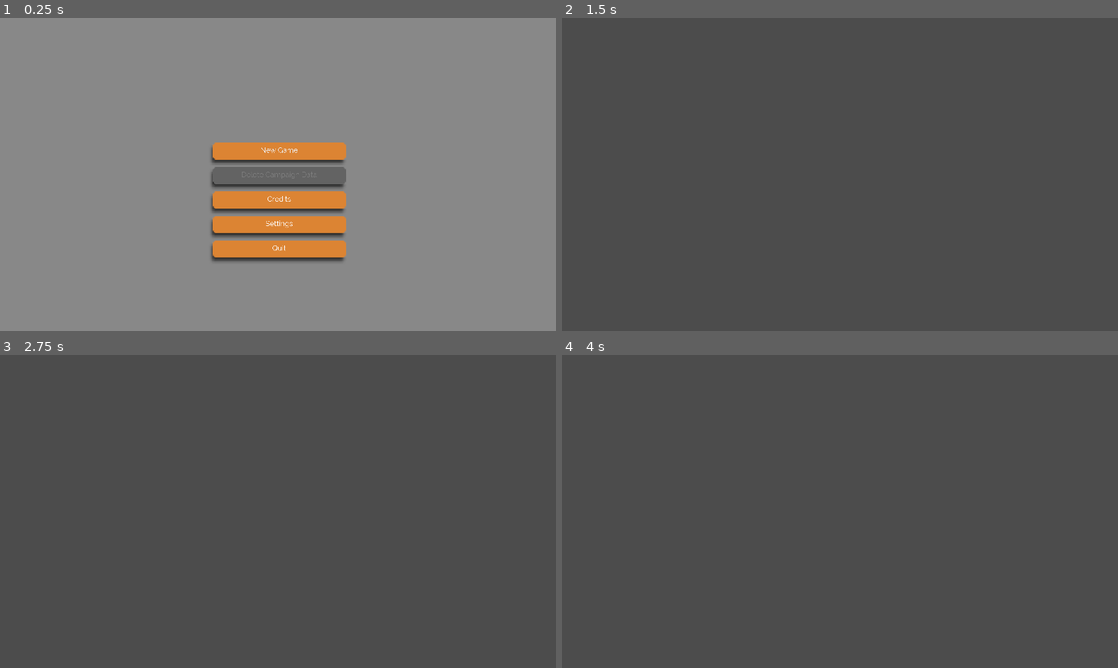
Above: before the commit, frames 1-4 (two rows, left to right).
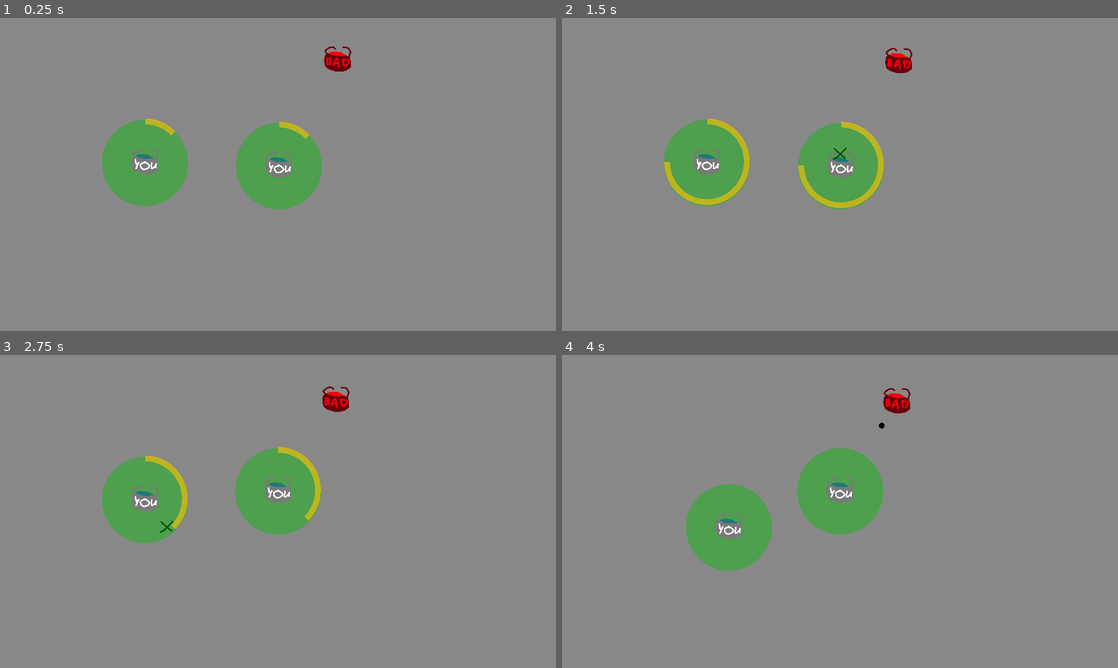
Above: after the commit, the same moments.

Repository: Solid-Squid-Contingent/LD-51
Game: Godot game, scene res://Scenes/Game.tscn
Same seed, same stepped clock (60 frames per second), same inputs: the game is played once before the commit and once after it. Before the commit the project starts from res://Scenes/Root.tscn.
Inputs (mouse positions are in pixels of both pictures, inside the frame that each line leads up to):
- Up to frame 1 (0.25 s): no input
- Up to frame 2 (1.5 s): click (840, 155) at 0.5 s, where only the run before the commit has a clickable "New Game"; move the mouse to (962, 158) at 1.27 s; press the mouse at (962, 158) at 1.28 s
- Up to frame 3 (2.75 s): move the mouse to (166, 527) at 2.02 s; release the mouse at (166, 527) at 2.03 s; tap Space (advance) at 2.1 s; click (166, 527) at 2.3 s
- Up to frame 4 (4 s): move the mouse to (895, 442) at 2.77 s; press the mouse at (895, 442) at 2.78 s; move the mouse to (812, 574) at 3.52 s; release the mouse at (812, 574) at 3.53 s; click (812, 574) at 3.6 s

The runs differ from the first frame. In frame 1, 12% of the frame differs, in the area x 18-64%, y 9-78%; in frame 2, 100%, in the area x 0-100%, y 0-100%; in frame 3, 100%; in frame 4, 100%.

Commit message:
Basic player and enemy behaviour

Diff:
--- a/Resources/Graphics/Slider.tres
+++ b/Resources/Graphics/UI/Slider.tres
@@ -1,6 +1,6 @@
 [gd_resource type="StyleBoxTexture" load_steps=2 format=2]
 
-[ext_resource path="res://Resources/Graphics/slider.png" type="Texture" id=1]
+[ext_resource path="res://Resources/Graphics/UI/slider.png" type="Texture" id=1]
 
 [resource]
 texture = ExtResource( 1 )
--- a/Resources/Graphics/button_normal.tres
+++ b/Resources/Graphics/UI/button_normal.tres
@@ -1,6 +1,6 @@
 [gd_resource type="StyleBoxTexture" load_steps=2 format=2]
 
-[ext_resource path="res://Resources/Graphics/menu_button.png" type="Texture" id=1]
+[ext_resource path="res://Resources/Graphics/UI/menu_button.png" type="Texture" id=1]
 
 [resource]
 content_margin_left = 30.0
--- a/Resources/Graphics/button_pressed.tres
+++ b/Resources/Graphics/UI/button_pressed.tres
@@ -1,6 +1,6 @@
 [gd_resource type="StyleBoxTexture" load_steps=2 format=2]
 
-[ext_resource path="res://Resources/Graphics/menu_button_pressed.png" type="Texture" id=1]
+[ext_resource path="res://Resources/Graphics/UI/menu_button_pressed.png" type="Texture" id=1]
 
 [resource]
 content_margin_left = 30.0
--- /dev/null
+++ b/Scenes/Bullet.tscn
@@ -0,0 +1,16 @@
+[gd_scene load_steps=4 format=2]
+
+[ext_resource path="res://Scripts/Bullet.gd" type="Script" id=1]
+[ext_resource path="res://Resources/Graphics/Bullet.png" type="Texture" id=2]
+
+[sub_resource type="CircleShape2D" id=1]
+
+[node name="Bullet" type="Area2D"]
+collision_layer = 8
+script = ExtResource( 1 )
+
+[node name="CollisionShape2D" type="CollisionShape2D" parent="."]
+shape = SubResource( 1 )
+
+[node name="Sprite" type="Sprite" parent="."]
+texture = ExtResource( 2 )
--- a/Scenes/CreditsScreen.tscn
+++ b/Scenes/CreditsScreen.tscn
@@ -1,6 +1,6 @@
 [gd_scene load_steps=5 format=2]
 
-[ext_resource path="res://Resources/Graphics/Menu_Background.png" type="Texture" id=1]
+[ext_resource path="res://Resources/Graphics/UI/Menu_Background.png" type="Texture" id=1]
 [ext_resource path="res://theme.tres" type="Theme" id=2]
 [ext_resource path="res://Scripts/CreditsScreen.gd" type="Script" id=3]
 [ext_resource path="res://Resources/Fonts/menuBig.tres" type="DynamicFont" id=4]
--- a/Scenes/DeleteScreen.tscn
+++ b/Scenes/DeleteScreen.tscn
@@ -1,6 +1,6 @@
 [gd_scene load_steps=5 format=2]
 
-[ext_resource path="res://Resources/Graphics/Menu_Background.png" type="Texture" id=1]
+[ext_resource path="res://Resources/Graphics/UI/Menu_Background.png" type="Texture" id=1]
 [ext_resource path="res://theme.tres" type="Theme" id=2]
 [ext_resource path="res://Scripts/DeleteScreen.gd" type="Script" id=3]
 [ext_resource path="res://Resources/Fonts/menuBig.tres" type="DynamicFont" id=4]
--- /dev/null
+++ b/Scenes/Enemy.tscn
@@ -0,0 +1,24 @@
+[gd_scene load_steps=4 format=2]
+
+[ext_resource path="res://Scripts/Enemy.gd" type="Script" id=1]
+[ext_resource path="res://Resources/Graphics/Enemy.png" type="Texture" id=2]
+
+[sub_resource type="CircleShape2D" id=1]
+radius = 61.0082
+
+[node name="Enemy" type="Area2D"]
+collision_layer = 4
+collision_mask = 3
+script = ExtResource( 1 )
+
+[node name="Sprite" type="Sprite" parent="."]
+texture = ExtResource( 2 )
+
+[node name="CollisionShape2D" type="CollisionShape2D" parent="."]
+shape = SubResource( 1 )
+
+[node name="BulletTimer" type="Timer" parent="."]
+wait_time = 3.0
+autostart = true
+
+[connection signal="timeout" from="BulletTimer" to="." method="_on_BulletTimer_timeout"]
--- a/Scenes/Game.tscn
+++ b/Scenes/Game.tscn
@@ -1,6 +1,9 @@
-[gd_scene load_steps=3 format=2]
+[gd_scene load_steps=6 format=2]
 
+[ext_resource path="res://Scenes/Player.tscn" type="PackedScene" id=1]
+[ext_resource path="res://Scenes/Enemy.tscn" type="PackedScene" id=2]
 [ext_resource path="res://Scripts/Game.gd" type="Script" id=3]
+[ext_resource path="res://Resources/Graphics/UI/Menu_Background.png" type="Texture" id=5]
 [ext_resource path="res://Scenes/HUD.tscn" type="PackedScene" id=6]
 
 [node name="Game" type="Node2D"]
@@ -8,3 +11,15 @@
 script = ExtResource( 3 )
 
 [node name="HUD" parent="." instance=ExtResource( 6 )]
+
+[node name="Sprite" type="Sprite" parent="."]
+texture = ExtResource( 5 )
+centered = false
+
+[node name="Player" parent="." instance=ExtResource( 1 )]
+
+[node name="Player2" parent="." instance=ExtResource( 1 )]
+position = Vector2( 963, 511 )
+
+[node name="Enemy" parent="." instance=ExtResource( 2 )]
+position = Vector2( 1166, 145 )
--- a/Scenes/MenuScreen.tscn
+++ b/Scenes/MenuScreen.tscn
@@ -1,6 +1,6 @@
 [gd_scene load_steps=5 format=2]
 
-[ext_resource path="res://Resources/Graphics/Menu_Background.png" type="Texture" id=1]
+[ext_resource path="res://Resources/Graphics/UI/Menu_Background.png" type="Texture" id=1]
 [ext_resource path="res://theme.tres" type="Theme" id=2]
 [ext_resource path="res://Resources/Fonts/menuBig.tres" type="DynamicFont" id=3]
 [ext_resource path="res://Scripts/MenuScreen.gd" type="Script" id=4]
--- a/Scenes/OptionsScreen.tscn
+++ b/Scenes/OptionsScreen.tscn
@@ -1,6 +1,6 @@
 [gd_scene load_steps=6 format=2]
 
-[ext_resource path="res://Resources/Graphics/Menu_Background.png" type="Texture" id=1]
+[ext_resource path="res://Resources/Graphics/UI/Menu_Background.png" type="Texture" id=1]
 [ext_resource path="res://Resources/Fonts/menuBig.tres" type="DynamicFont" id=2]
 [ext_resource path="res://Scripts/OptionsScreen.gd" type="Script" id=3]
 [ext_resource path="res://Resources/Fonts/menu.tres" type="DynamicFont" id=4]
--- /dev/null
+++ b/Scenes/Player.tscn
@@ -0,0 +1,48 @@
+[gd_scene load_steps=7 format=2]
+
+[ext_resource path="res://Scripts/Player.gd" type="Script" id=1]
+[ext_resource path="res://Resources/Graphics/Player.png" type="Texture" id=2]
+[ext_resource path="res://Resources/Graphics/Target.png" type="Texture" id=3]
+[ext_resource path="res://Resources/Graphics/PlayerRadius.png" type="Texture" id=4]
+[ext_resource path="res://Resources/Graphics/Charge.png" type="Texture" id=5]
+
+[sub_resource type="CircleShape2D" id=1]
+radius = 35.0
+
+[node name="Player" type="Area2D" groups=["player"]]
+position = Vector2( 500, 500 )
+collision_mask = 12
+script = ExtResource( 1 )
+
+[node name="Radius" type="Sprite" parent="."]
+texture = ExtResource( 4 )
+
+[node name="Sprite" type="Sprite" parent="."]
+texture = ExtResource( 2 )
+
+[node name="CollisionShape2D" type="CollisionShape2D" parent="."]
+position = Vector2( -4, 4 )
+shape = SubResource( 1 )
+
+[node name="Target" type="Sprite" parent="."]
+visible = false
+texture = ExtResource( 3 )
+
+[node name="MoveTimer" type="Timer" parent="."]
+wait_time = 2.0
+autostart = true
+
+[node name="ChargeProgress" type="TextureProgress" parent="."]
+margin_left = -149.0
+margin_top = -153.0
+margin_right = 151.0
+margin_bottom = 147.0
+grow_horizontal = 2
+grow_vertical = 2
+max_value = 1.0
+step = 0.0
+texture_progress = ExtResource( 5 )
+fill_mode = 4
+
+[connection signal="area_entered" from="." to="." method="_on_Player_area_entered"]
+[connection signal="timeout" from="MoveTimer" to="." method="_on_MoveTimer_timeout"]
--- a/Scenes/StartMenuScreen.tscn
+++ b/Scenes/StartMenuScreen.tscn
@@ -1,6 +1,6 @@
 [gd_scene load_steps=6 format=2]
 
-[ext_resource path="res://Resources/Graphics/Menu_Background.png" type="Texture" id=1]
+[ext_resource path="res://Resources/Graphics/UI/Menu_Background.png" type="Texture" id=1]
 [ext_resource path="res://theme.tres" type="Theme" id=2]
 [ext_resource path="res://Scripts/StartMenuScreen.gd" type="Script" id=3]
 [ext_resource path="res://Resources/Fonts/CfGrandNordRegular-3qP8.ttf" type="DynamicFontData" id=4]
--- a/Scenes/TextBox.tscn
+++ b/Scenes/TextBox.tscn
@@ -1,7 +1,7 @@
 [gd_scene load_steps=4 format=2]
 
 [ext_resource path="res://Scripts/TextBox.gd" type="Script" id=1]
-[ext_resource path="res://Resources/Graphics/Dialogue.png" type="Texture" id=2]
+[ext_resource path="res://Resources/Graphics/UI/Dialogue.png" type="Texture" id=2]
 [ext_resource path="res://Resources/Fonts/dialog.tres" type="DynamicFont" id=3]
 
 [node name="TextBox" type="Node2D"]
--- /dev/null
+++ b/Scripts/Bullet.gd
@@ -0,0 +1,7 @@
+extends Area2D
+
+
+var velocity
+
+func _process(delta):
+	position += velocity * delta
--- /dev/null
+++ b/Scripts/Enemy.gd
@@ -0,0 +1,35 @@
+extends Area2D
+
+const speed = 5
+const bulletSpeed = 100
+
+const bulletScene = preload("res://Scenes/Bullet.tscn")
+
+func getClosestPlayer():
+	var closestPlayer = null
+	var closestDistance = INF
+	for player in self.get_tree().get_nodes_in_group('player'):
+		var d = (player.position - position).length()
+		if d < closestDistance:
+			closestPlayer = player
+			closestDistance = d
+
+	return closestPlayer
+
+func directionToClosestPlayer():
+	var player = getClosestPlayer()
+	if player != null:
+		return (getClosestPlayer().position - position).normalized()
+	return Vector2(0,0)
+
+func _process(delta):
+	position += directionToClosestPlayer() * speed * delta
+
+
+func _on_BulletTimer_timeout():
+	var direction = directionToClosestPlayer()
+	if direction.length() > 0:
+		var bullet = bulletScene.instance()
+		get_parent().add_child(bullet)
+		bullet.position = self.position
+		bullet.velocity = direction * bulletSpeed
--- a/Scripts/Game.gd
+++ b/Scripts/Game.gd
@@ -1,5 +1,6 @@
 extends Node2D
 
+# warning-ignore:unused_signal
 signal restartGame()
 
 onready var textbox = $"HUD/TextBox"
--- /dev/null
+++ b/Scripts/Player.gd
@@ -0,0 +1,30 @@
+extends Area2D
+
+onready var target = $Target
+onready var moveTimer = $MoveTimer
+onready var chargeProgressBar = $ChargeProgress
+
+const movementRange = 150
+
+func _input(event):
+	if event.is_action_pressed('move') or (event is InputEventMouseMotion and Input.is_action_pressed('move')):
+		moveTo(event.position)
+
+func _process(_delta):
+	chargeProgressBar.value = 1 - moveTimer.time_left / moveTimer.wait_time
+
+func moveTo(targetPos):
+	if (targetPos - position).length() < movementRange:
+		target.visible = true
+		target.position = targetPos - position
+
+
+func _on_MoveTimer_timeout():
+	if target.visible:
+		position += target.position
+		target.visible = false
+
+
+func _on_Player_area_entered(area):
+	area.queue_free()
+	queue_free()
--- a/project.godot
+++ b/project.godot
@@ -15,7 +15,7 @@
 [application]
 
 config/name="Ludum Dare 51"
-run/main_scene="res://Scenes/Root.tscn"
+run/main_scene="res://Scenes/Game.tscn"
 config/icon="res://icon.png"
 
 [display]
@@ -79,10 +79,18 @@
 , Object(InputEventJoypadButton,"resource_local_to_scene":false,"resource_name":"","device":0,"button_index":0,"pressure":0.0,"pressed":false,"script":null)
  ]
 }
+move={
+"deadzone": 0.5,
+"events": [ Object(InputEventMouseButton,"resource_local_to_scene":false,"resource_name":"","device":-1,"alt":false,"shift":false,"control":false,"meta":false,"command":false,"button_mask":0,"position":Vector2( 0, 0 ),"global_position":Vector2( 0, 0 ),"factor":1.0,"button_index":1,"pressed":false,"doubleclick":false,"script":null)
+ ]
+}
 
 [layer_names]
 
 2d_physics/layer_1="player"
+2d_physics/layer_2="player bullet"
+2d_physics/layer_3="enemy"
+2d_physics/layer_4="enemy bullet"
 
 [rendering]
 
--- a/theme.tres
+++ b/theme.tres
@@ -1,13 +1,13 @@
 [gd_resource type="Theme" load_steps=34 format=2]
 
-[ext_resource path="res://Resources/Graphics/button_pressed.tres" type="StyleBox" id=1]
-[ext_resource path="res://Resources/Graphics/slider.png" type="Texture" id=2]
-[ext_resource path="res://Resources/Graphics/button_normal.tres" type="StyleBox" id=3]
-[ext_resource path="res://Resources/Graphics/knob.png" type="Texture" id=4]
-[ext_resource path="res://Resources/Graphics/drop_down.png" type="Texture" id=5]
-[ext_resource path="res://Resources/Graphics/toggle_on.png" type="Texture" id=7]
-[ext_resource path="res://Resources/Graphics/toggle_off.png" type="Texture" id=8]
-[ext_resource path="res://Resources/Graphics/menu_button_disabled.png" type="Texture" id=9]
+[ext_resource path="res://Resources/Graphics/UI/toggle_off.png" type="Texture" id=1]
+[ext_resource path="res://Resources/Graphics/UI/slider.png" type="Texture" id=2]
+[ext_resource path="res://Resources/Graphics/UI/knob.png" type="Texture" id=3]
+[ext_resource path="res://Resources/Graphics/UI/drop_down.png" type="Texture" id=4]
+[ext_resource path="res://Resources/Graphics/UI/menu_button_disabled.png" type="Texture" id=5]
+[ext_resource path="res://Resources/Graphics/UI/toggle_on.png" type="Texture" id=6]
+[ext_resource path="res://Resources/Graphics/UI/button_normal.tres" type="StyleBox" id=7]
+[ext_resource path="res://Resources/Graphics/UI/button_pressed.tres" type="StyleBox" id=8]
 [ext_resource path="res://Resources/Fonts/menu.tres" type="DynamicFont" id=10]
 [ext_resource path="res://Resources/Fonts/Jacmax.ttf" type="DynamicFontData" id=11]
 
@@ -16,7 +16,7 @@
 content_margin_right = 10.0
 content_margin_top = 0.0
 content_margin_bottom = 60.0
-texture = ExtResource( 9 )
+texture = ExtResource( 5 )
 region_rect = Rect2( 0, 0, 168, 25 )
 
 [sub_resource type="StyleBoxEmpty" id=2]
@@ -42,7 +42,7 @@
 content_margin_right = 10.0
 content_margin_top = 10.0
 content_margin_bottom = 10.0
-texture = ExtResource( 5 )
+texture = ExtResource( 4 )
 region_rect = Rect2( 0, 0, 162, 82 )
 
 [sub_resource type="StyleBoxTexture" id=12]
@@ -50,11 +50,11 @@
 content_margin_right = 10.0
 content_margin_top = 10.0
 content_margin_bottom = 10.0
-texture = ExtResource( 5 )
+texture = ExtResource( 4 )
 region_rect = Rect2( 0, 0, 162, 82 )
 
 [sub_resource type="StyleBoxTexture" id=13]
-texture = ExtResource( 5 )
+texture = ExtResource( 4 )
 region_rect = Rect2( 0, 0, 162, 82 )
 
 [sub_resource type="ImageTexture" id=14]
@@ -74,7 +74,7 @@
 content_margin_right = 5.0
 content_margin_top = 5.0
 content_margin_bottom = 5.0
-texture = ExtResource( 5 )
+texture = ExtResource( 4 )
 region_rect = Rect2( 0, 0, 162, 82 )
 
 [sub_resource type="StyleBoxTexture" id=21]
@@ -82,7 +82,7 @@
 content_margin_right = 5.0
 content_margin_top = 5.0
 content_margin_bottom = 5.0
-texture = ExtResource( 5 )
+texture = ExtResource( 4 )
 region_rect = Rect2( 0, 0, 162, 82 )
 
 [sub_resource type="DynamicFont" id=22]
@@ -107,9 +107,9 @@
 Button/fonts/font = ExtResource( 10 )
 Button/styles/disabled = SubResource( 1 )
 Button/styles/focus = SubResource( 2 )
-Button/styles/hover = ExtResource( 3 )
-Button/styles/normal = ExtResource( 3 )
-Button/styles/pressed = ExtResource( 1 )
+Button/styles/hover = ExtResource( 7 )
+Button/styles/normal = ExtResource( 7 )
+Button/styles/pressed = ExtResource( 8 )
 CheckButton/colors/font_color = Color( 0.88, 0.88, 0.88, 1 )
 CheckButton/colors/font_color_disabled = Color( 0.9, 0.9, 0.9, 0.2 )
 CheckButton/colors/font_color_hover = Color( 0.94, 0.94, 0.94, 1 )
@@ -118,9 +118,9 @@
 CheckButton/constants/check_vadjust = 12
 CheckButton/constants/hseparation = 4
 CheckButton/fonts/font = ExtResource( 10 )
-CheckButton/icons/off = ExtResource( 8 )
+CheckButton/icons/off = ExtResource( 1 )
 CheckButton/icons/off_disabled = null
-CheckButton/icons/on = ExtResource( 7 )
+CheckButton/icons/on = ExtResource( 6 )
 CheckButton/icons/on_disabled = null
 CheckButton/styles/disabled = SubResource( 3 )
 CheckButton/styles/focus = SubResource( 4 )
@@ -137,9 +137,9 @@
 HScrollBar/styles/grabber_pressed = null
 HScrollBar/styles/scroll = null
 HScrollBar/styles/scroll_focus = null
-HSlider/icons/grabber = ExtResource( 4 )
-HSlider/icons/grabber_disabled = ExtResource( 4 )
-HSlider/icons/grabber_highlight = ExtResource( 4 )
+HSlider/icons/grabber = ExtResource( 3 )
+HSlider/icons/grabber_disabled = ExtResource( 3 )
+HSlider/icons/grabber_highlight = ExtResource( 3 )
 HSlider/icons/tick = null
 HSlider/styles/slider = SubResource( 10 )
 ItemList/colors/font_color = Color( 1, 1, 1, 1 )
Binary file added: Resources/Graphics/Bullet.png
Not shown, changed: Resources/Graphics/Bullet.png.import
Binary file added: Resources/Graphics/Charge.png
Not shown, changed: Resources/Graphics/Charge.png.import
Binary file added: Resources/Graphics/Enemy.png
Not shown, added: Resources/Graphics/Enemy.png.import
Binary file added: Resources/Graphics/Player.png
Not shown, added: Resources/Graphics/Player.png.import
Binary file added: Resources/Graphics/PlayerRadius.png
Not shown, changed: Resources/Graphics/PlayerRadius.png.import
Binary file added: Resources/Graphics/Target.png
Not shown, changed: Resources/Graphics/Target.png.import
(and 20 more such lines)
